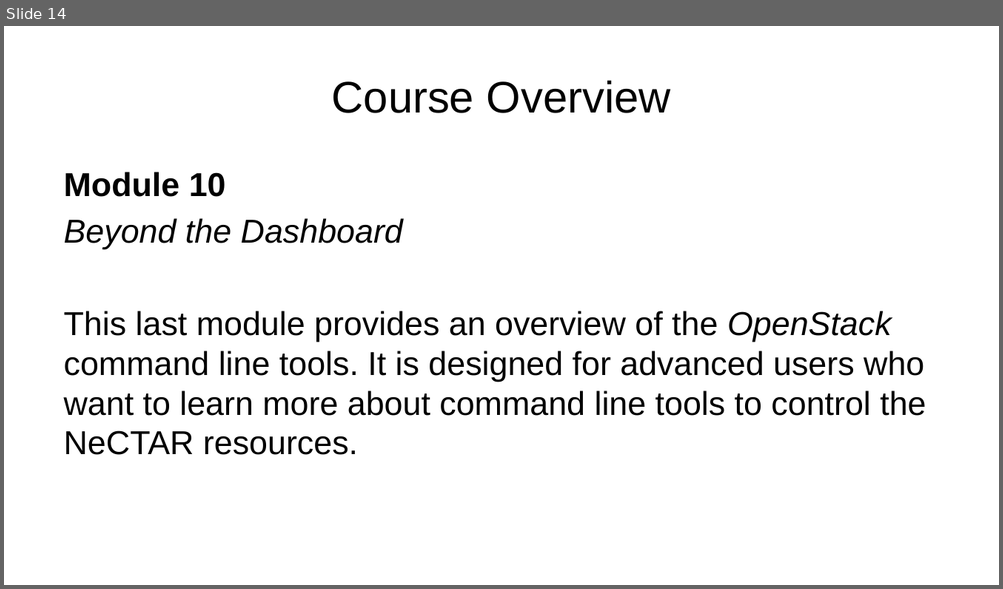
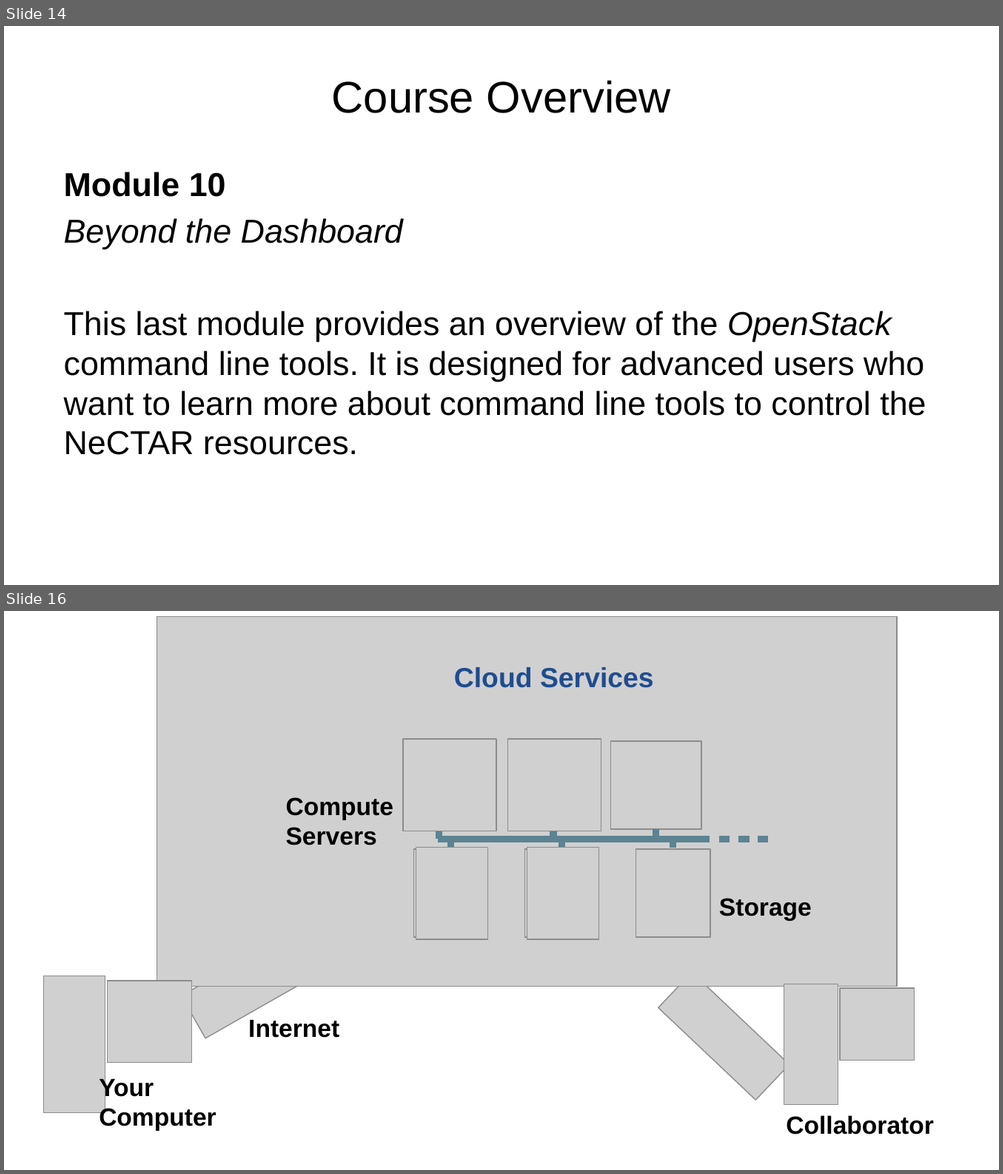
Before and after one commit to NeCTAR-RC/nectar-training, a slide deck: package01/slides.pptx. Shown one above the other, each under a label of ours: slide 14 before the commit, slides 14 and 16 after it; the slides between them are not shown. The pictures are 1003x589 and 1003x1174 pixels, drawn with LibreOffice and Linux fonts; fonts in the diff are those of the drawing; grey boxes stand for pictures; background and template pictures are left out. Boxes give left, top, right and bottom in pixels: in the first picture for what was removed or moved away, otherwise in the second. Text is boxed around its words. In the diff, an @@ line names an element or a change of style, - is before the commit and + after.

```diff
--- a/package01/slides.pptx
+++ b/package01/slides.pptx
@@ slide 16 added at (4, 611, 999, 1170), background picture (left out) @@
@@ picture added at (157, 617, 896, 987) @@
@@ text added at (454, 667, 654, 688), 20 pt, text #1F4C90, bold @@
+Cloud Services
@@ picture added at (403, 739, 496, 832) @@
@@ picture added at (507, 741, 597, 830) @@
@@ picture added at (507, 739, 600, 832) @@
@@ picture added at (611, 741, 701, 830) @@
@@ text added at (286, 797, 393, 846), 18 pt, text #000000, bold @@
+Compute
+Servers
@@ picture added at (414, 850, 489, 938) @@
@@ picture added at (415, 848, 487, 940) @@
@@ picture added at (524, 850, 599, 938) @@
@@ picture added at (527, 848, 599, 940) @@
@@ picture added at (635, 850, 710, 938) @@
@@ group added at (438, 830, 768, 848): 10 lines @@
@@ text added at (719, 898, 811, 920), 18 pt, text #000000, bold @@
+Storage
@@ picture added at (181, 930, 321, 1039) @@
@@ picture added at (44, 976, 105, 1113) @@
@@ picture added at (108, 981, 192, 1062) @@
@@ picture added at (658, 972, 789, 1100) @@
@@ picture added at (784, 984, 837, 1105) @@
@@ picture added at (839, 989, 914, 1062) @@
@@ text added at (248, 1020, 339, 1038), 18 pt, text #000000, bold @@
+Internet
@@ text added at (99, 1076, 216, 1130), 18 pt, text #000000, bold @@
+Your
+Computer
@@ text added at (785, 1116, 933, 1135), 18 pt, text #000000, bold @@
+Collaborator
```
Also in this commit, not shown: 23 slides changed, 1 other slide added, 12 other files.
